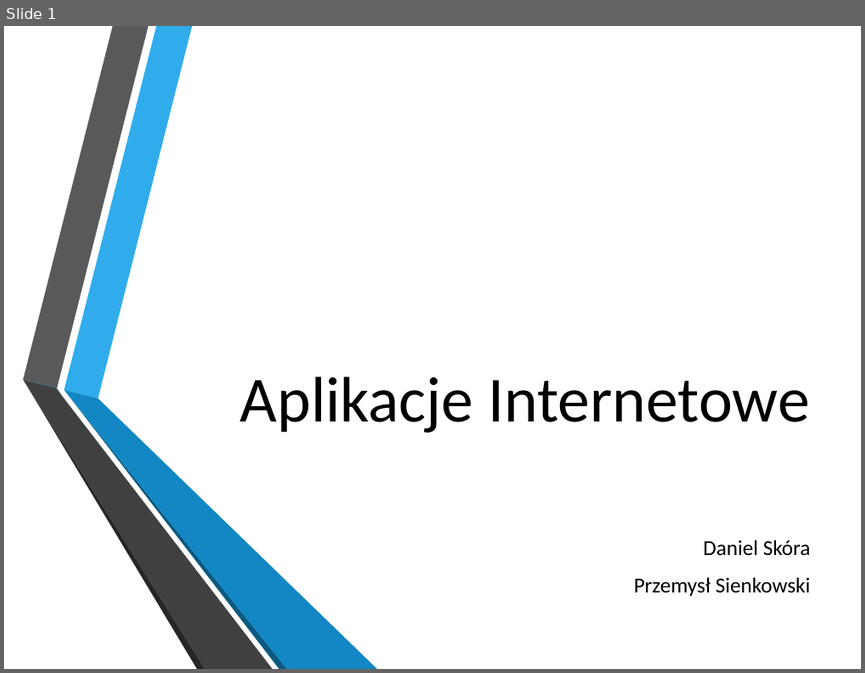
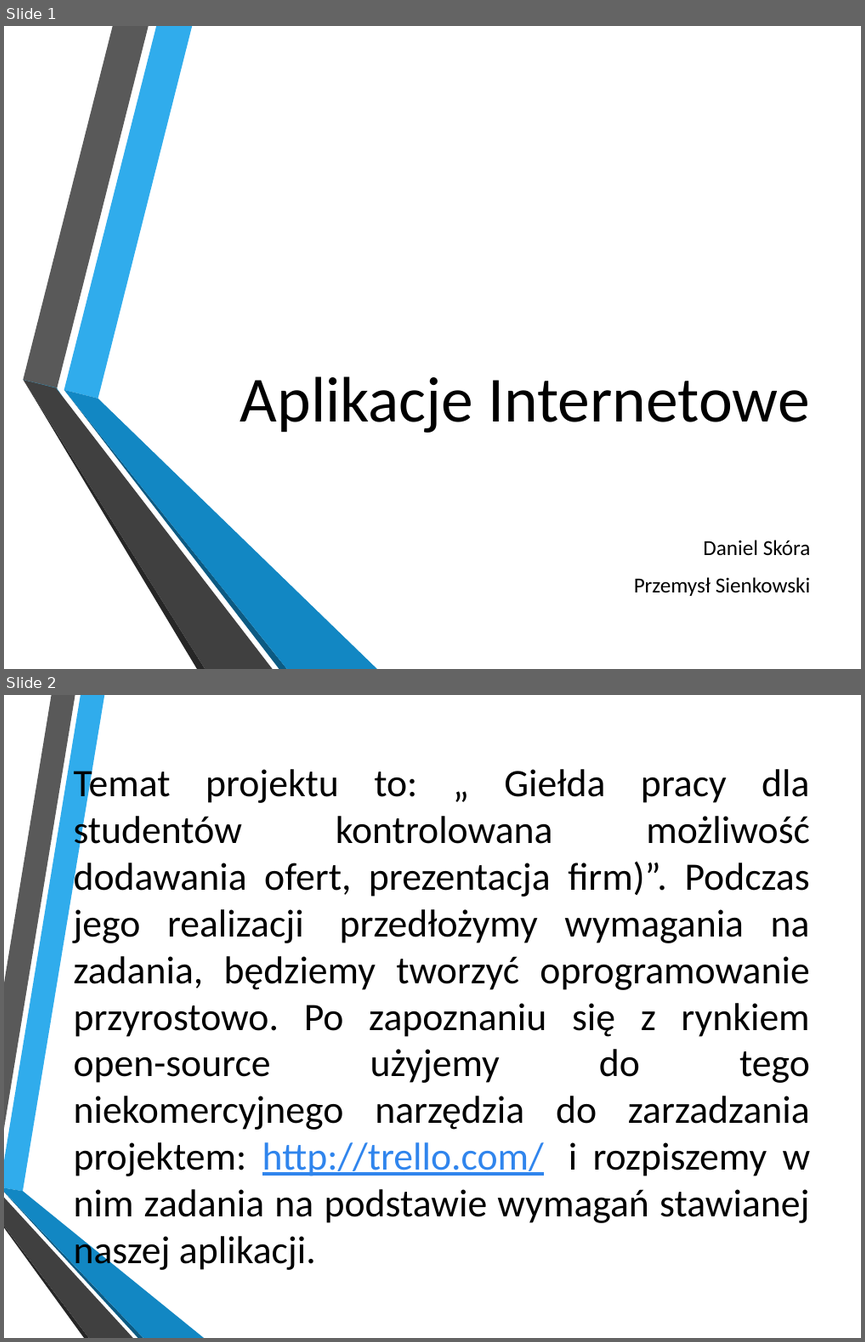
Before and after one commit to psienko/job_finder, a slide deck: prezentacja-AI.pptx. Shown one above the other, each under a label of ours: slide 1 before the commit, slides 1 and 2 after it. The pictures are 865x673 and 865x1342 pixels, drawn with LibreOffice and Linux fonts; fonts in the diff are those of the drawing; background and template pictures are left out. Boxes give left, top, right and bottom in pixels: in the first picture for what was removed or moved away, otherwise in the second. Text is boxed around its words. In the diff, an @@ line names an element or a change of style, - is before the commit and + after.

```diff
--- a/prezentacja-AI.pptx
+++ b/prezentacja-AI.pptx
@@ slide 2 added at box(4, 695, 861, 1338), background picture (left out) @@
@@ text added at box(74, 764, 811, 1273), 36 pt, text #000000 @@
+Temat projektu to: „ Giełda pracy dla studentów kontrolowana możliwość dodawania ofert, prezentacja firm)”. Podczas jego realizacji przedłożymy wymagania na zadania, będziemy tworzyć oprogramowanie przyrostowo. Po zapoznaniu się z rynkiem open-source użyjemy do tego niekomercyjnego narzędzia do zarzadzania projektem: http://trello.com/ i rozpiszemy w nim zadania na podstawie wymagań stawianej naszej aplikacji.
@@ group added at box(4, 695, 204, 1338): 6 freeform shapes @@
```
Also in this commit, not shown: 1 slide changed, 5 other slides added.
